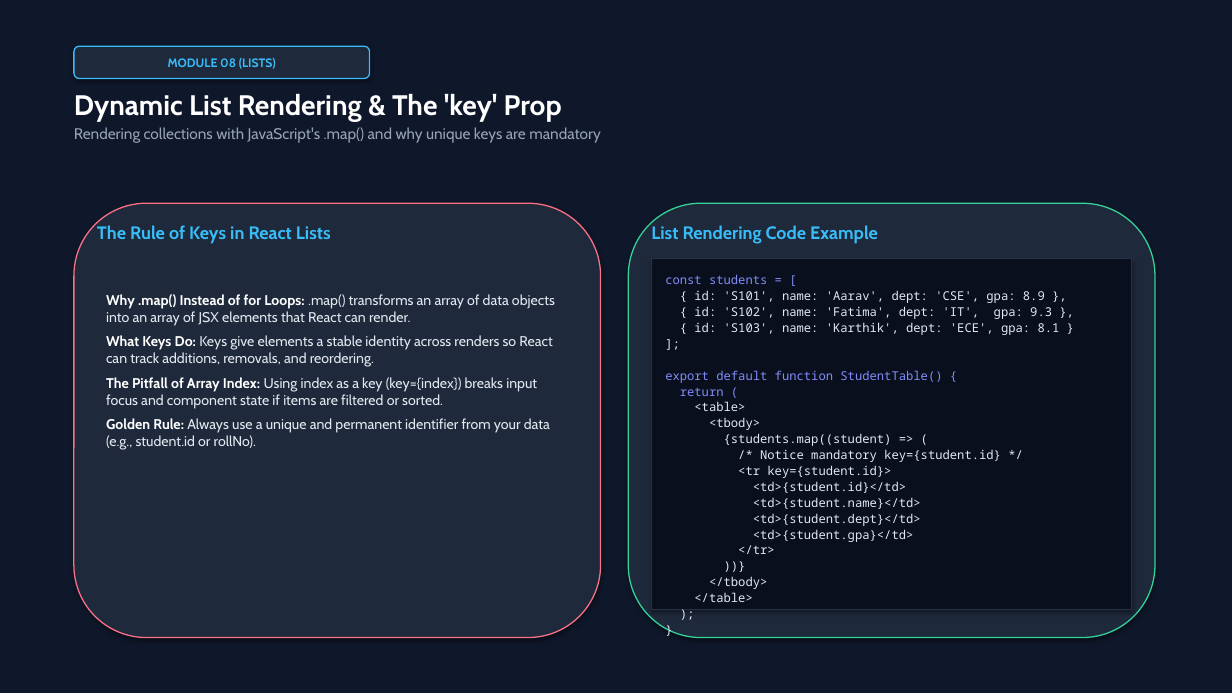
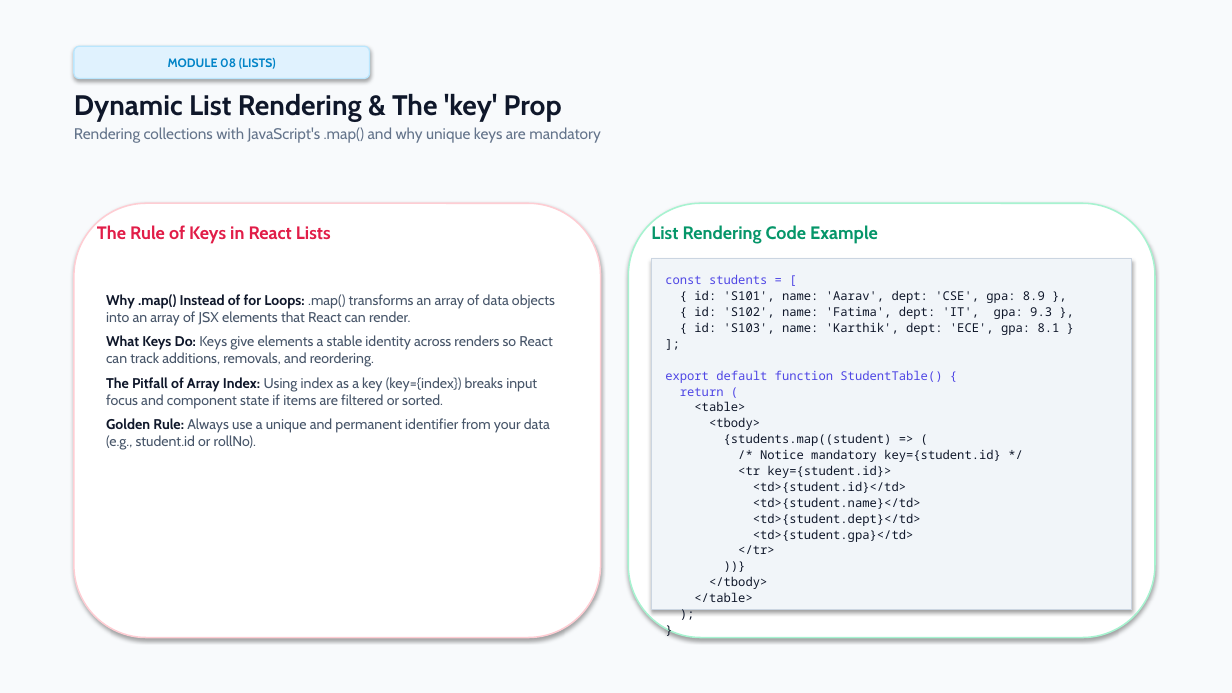
Before and after one commit to annamalai2912/mernStack, a slide deck: slide 13 of React_and_JSX_Masterclass.pptx. Drawn at 1232x693 pixels with LibreOffice and Linux fonts; fonts in the diff are those of the drawing. Boxes give left, top, right and bottom in pixels: in the first picture for what was removed or moved away, otherwise in the second. Text is boxed around its words. In the diff, an @@ line names an element or a change of style, - is before the commit and + after.

Commit message:
style: switch PowerPoint presentation to clean light color palette

```diff
--- a/React_and_JSX_Masterclass.pptx
+++ b/React_and_JSX_Masterclass.pptx
@@ rectangle at (x1=0, y1=0, x2=1232, y2=693): fill #0F172A to #F8FAFC @@
@@ rounded rectangle "MODULE 08 (LISTS)" at (x1=74, y1=46, x2=370, y2=79): text colour #38BDF8 to #0284C7; fill #1E293B to #E0F2FE; outline #38BDF8 1 pt to #BAE6FD 1 pt @@
@@ text "Dynamic List Rendering & The ..." at (x1=74, y1=94, x2=601, y2=143): text colour #FFFFFF to #0F172A in "Dynamic List Rendering & The 'key' Prop"; text colour #94A3B8 to #64748B in "Rendering collections with JavaScript's .map() and why ..." @@
@@ rounded rectangle at (x1=74, y1=203, x2=601, y2=638): fill #1E293B to #FFFFFF; outline #FB7185 1 pt to #FECDD3 1.2 pt @@
@@ rounded rectangle at (x1=628, y1=203, x2=1155, y2=638): fill #1E293B to #FFFFFF; outline #34D399 1 pt to #A7F3D0 1.2 pt @@
@@ text "The Rule of Keys in ..." at (x1=97, y1=225, x2=331, y2=244): text colour #38BDF8 to #E11D48 @@
@@ text "List Rendering Code Example" at (x1=651, y1=225, x2=878, y2=244): text colour #38BDF8 to #059669 @@
@@ text "Why .map() Instead of for ..." at (x1=106, y1=294, x2=555, y2=450): text colour #FFFFFF to #0F172A in "Why .map() Instead of for Loops:", "What Keys Do:", "The Pitfall of Array Index:", "Golden Rule:"; text colour #E2E8F0 to #475569 in ".map() transforms an array of data objects ...", "Keys give elements a stable identity across ...", "Using index as a key (key={index}) breaks ...", "Always use a unique and permanent identifier ..." @@
@@ rectangle at (x1=652, y1=259, x2=1132, y2=610): fill #0A0F1E to #F1F5F9; outline #283246 1 pt to #CBD5E1 1 pt @@
@@ text "const students = [" at (x1=665, y1=274, x2=1060, y2=602): text colour #818CF8 to #4F46E5 in "const students = [", "export default function StudentTable() {", "return ("; text colour #E2E8F0 to #0F172A in "{ id: 'S101', name: 'Aarav', dept: 'CSE', ...", "{ id: 'S102', name: 'Fatima', dept: 'IT', ...", "{ id: 'S103', name: 'Karthik', dept: 'ECE', ...", "];" and 15 more places @@
```
Also in this commit, not shown: 16 other slides changed, 1 other file.
